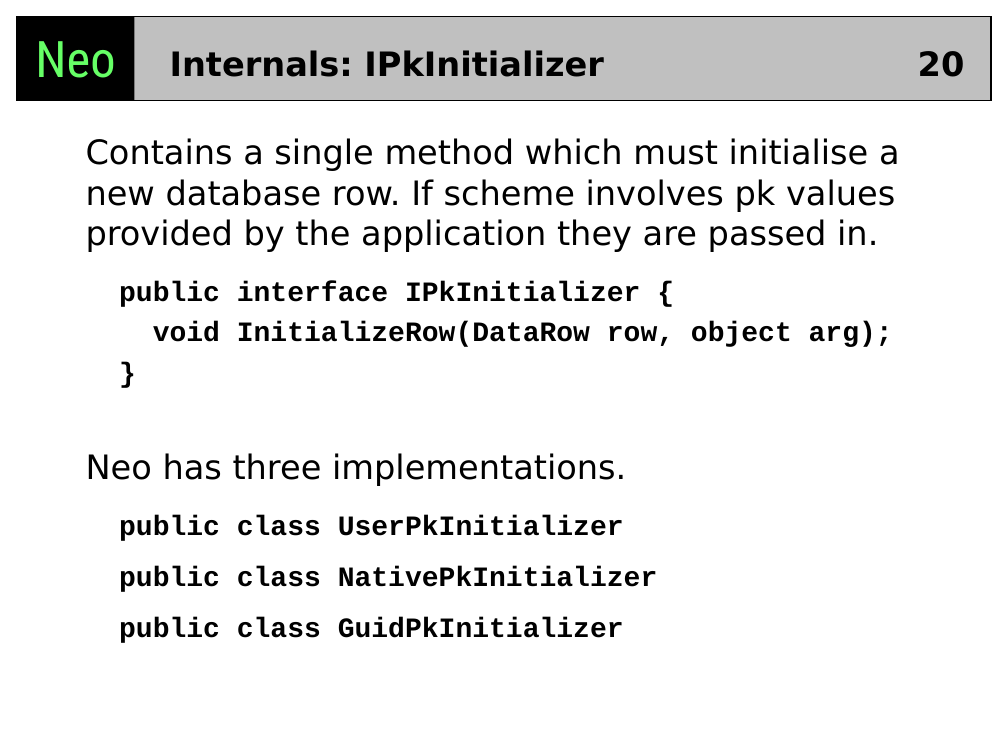
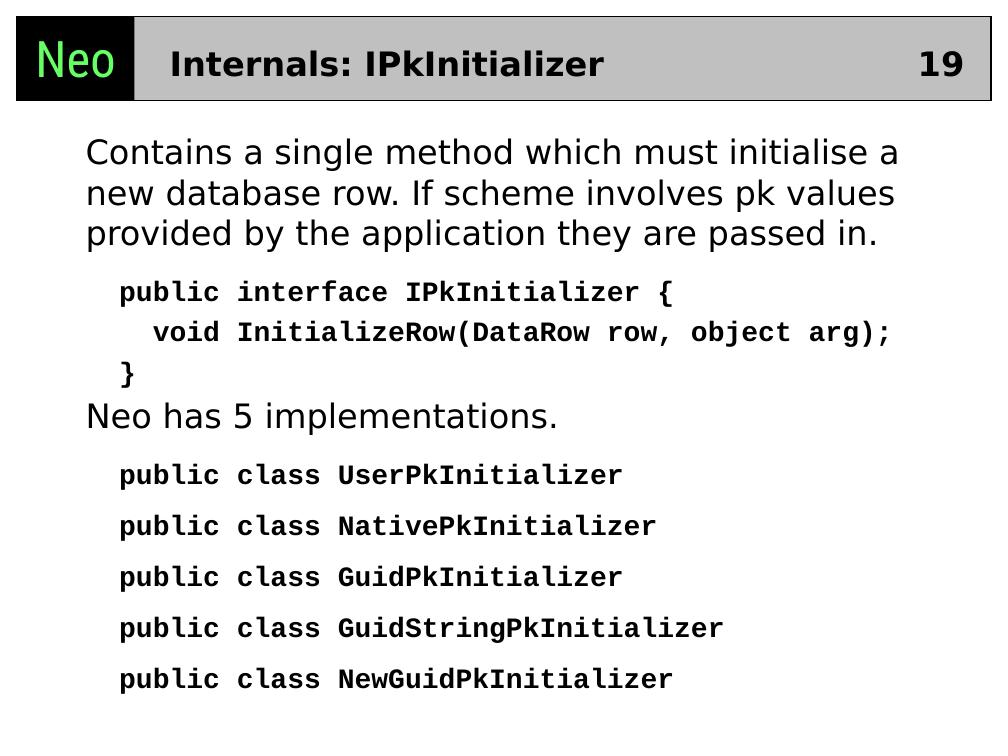
Before and after one commit to codehaus/neo, a slide deck: slide 19 of neo/docs/Neo_Architecture.ppt (slide 20 before the commit). Drawn at 1008x756 pixels with LibreOffice and Linux fonts; fonts in the diff are those of the drawing. Boxes give left, top, right and bottom in pixels: in the first picture for what was removed or moved away, otherwise in the second. Text is boxed around its words. In the diff, an @@ line names an element or a change of style, - is before the commit and + after.

```diff
--- a/neo/docs/Neo_Architecture.ppt
+++ b/neo/docs/Neo_Architecture.ppt
@@ page number at bbox=[918, 51, 965, 77]: text changed @@
-20
+19
@@ text at bbox=[86, 402, 559, 435]: text changed @@
-Neo has three implementations.
+Neo has 5 implementations.
@@ text at bbox=[119, 617, 725, 694]: paragraphs added @@
+public class GuidStringPkInitializer
+public class NewGuidPkInitializer
```
Also in this commit, not shown: 2 other slides changed, 2 slides removed, 1 other file.
